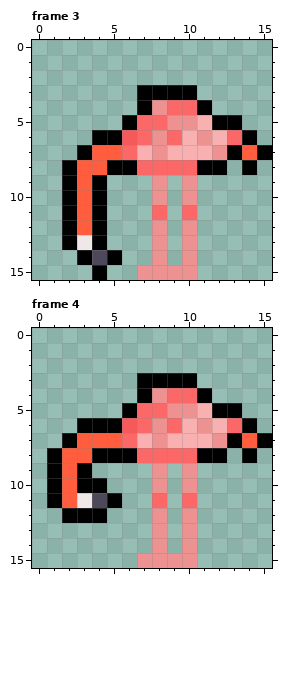
Animated GIF sprite, stored at images/birds/americanFlamingo/eating.gif. The picture above was drawn from the file before the commit.
The file is 16x16 pixels, 9 frames. Shown: frame 3, frame 4. The commit also changed other frames, which this record leaves out.
Once edited:
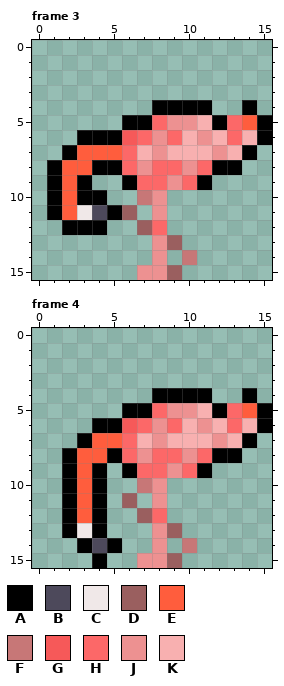
Palette (. is transparent): A #000000  B #4d495b  C #f0e8e8  D #9a5f5f  E #ff5d3d  F #c77777  G #f65959  H #fc6868  J #ed9191  K #f8b0b0
What changed:
Changed rows in their new state; - is an unchanged pixel.
Frame 3:
first column x 1:
 3 ------....-----
 4 ------.AAA---A-
 5 ------A-----HEA
 6 --A----------KA
 7 -AE---------KA.
 8 AE-A-HJ--JH-A.-
 9 AEA.-AHHJHA----
10 AEA---F--.-----
11 AECBAD-J-.-----
12 --A---DH-.-----
13 -...----D.-----
14 --...----F-----
15 ---.----D.-----
Frame 4:
first column x 1:
 3 ------....-----
 4 ------.AAA---A-
 5 ------A-----HEA
 6 --.----------KA
 7 -.A---------KA.
 8 .A-E-HJ--JH-A.-
 9 .AEA-AHHJHA----
10 .AE---F--.-----
11 .AEA.D-J-.-----
12 --E---DH-.-----
13 -ACA----D.-----
14 --ABA----F-----
15 ---A----D.-----
Where, in picture pixels (left, top, right, bottom), the same in both pictures:
changed: (47, 85, 272, 280)
changed: (47, 373, 272, 568)
